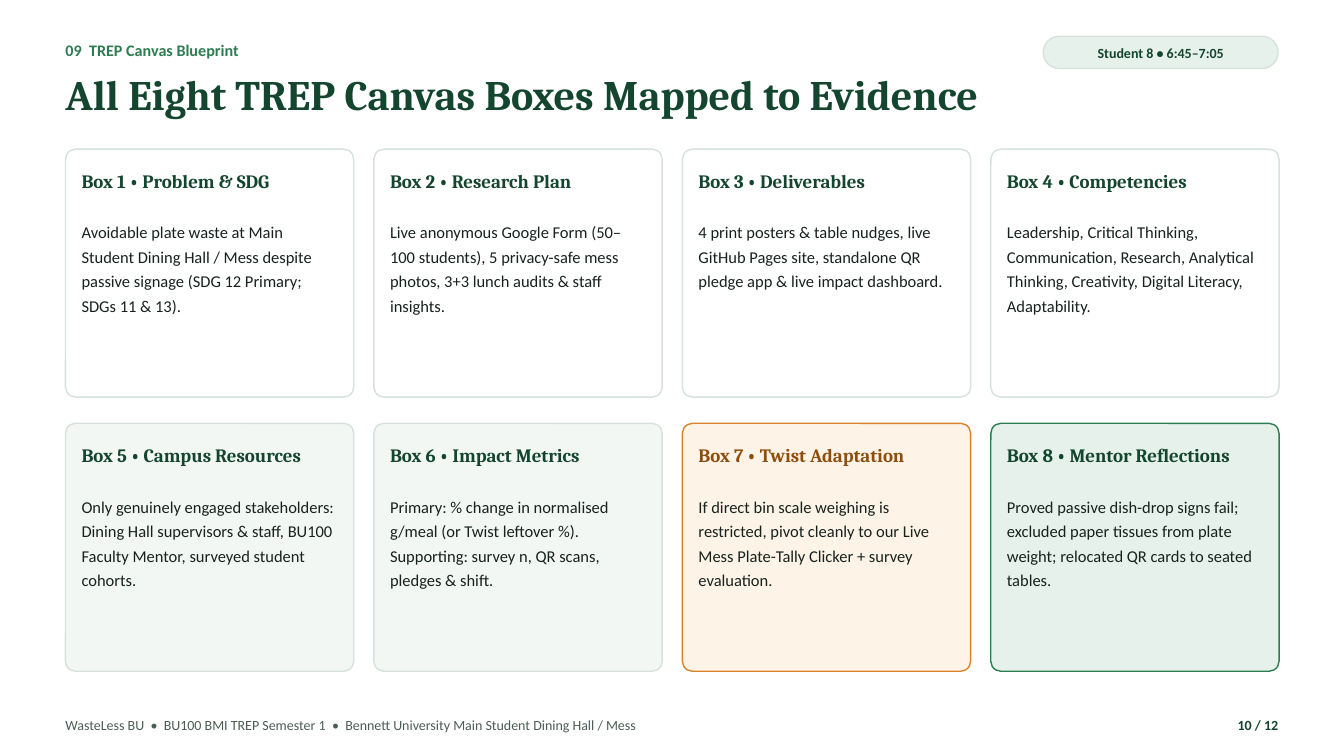
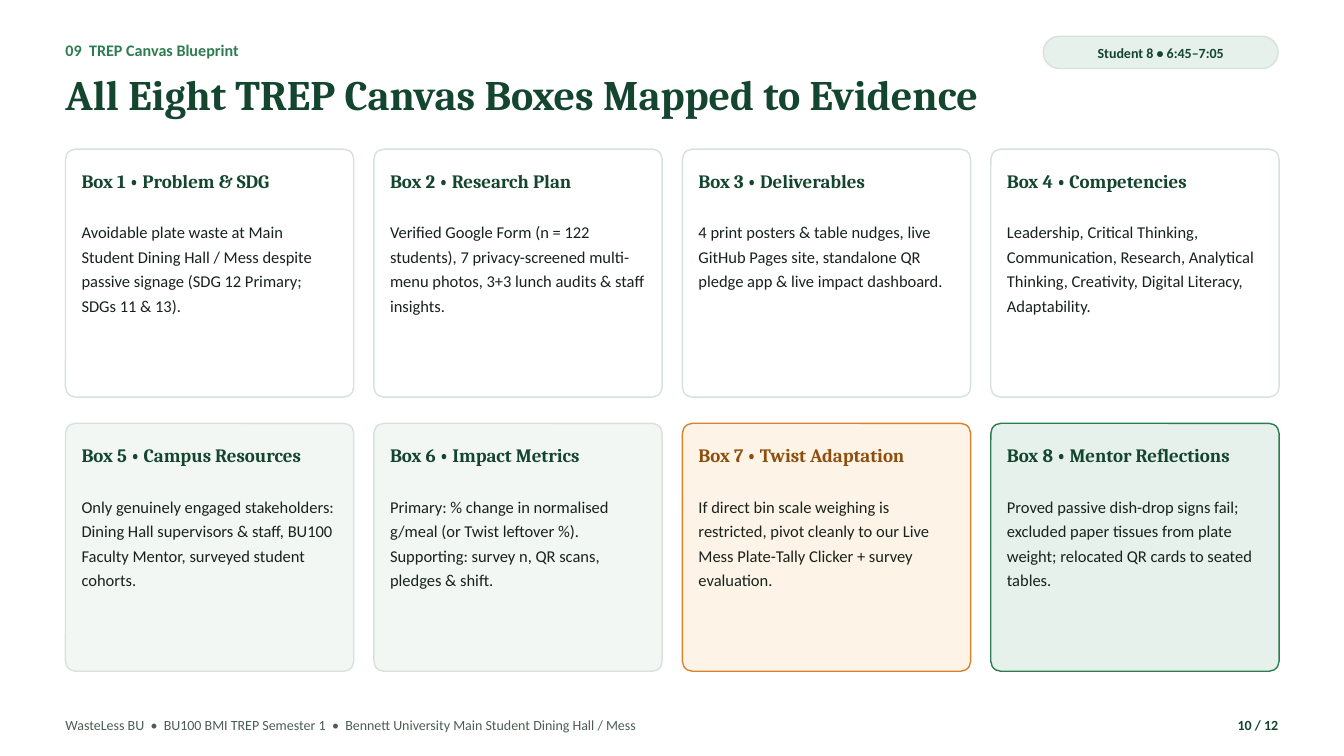
Before and after one commit to PRIYANSHVERMA-droid/wasteless-bu, a slide deck: slide 10 of WasteLess_BU_Pitch_Deck.pptx. Drawn at 1344x756 pixels with LibreOffice and Linux fonts; fonts in the diff are those of the drawing. Boxes give left, top, right and bottom in pixels: in the first picture for what was removed or moved away, otherwise in the second. Text is boxed around its words. In the diff, an @@ line names an element or a change of style, - is before the commit and + after.

Commit message:
Add wide Bennett dining hall overview (privacy-blurred) and Rajma-Chawal Day 2 tray photos across website, DOCX, and PPTX

```diff
--- a/WasteLess_BU_Pitch_Deck.pptx
+++ b/WasteLess_BU_Pitch_Deck.pptx
@@ text at box(390, 226, 644, 315): text changed @@
-Live anonymous Google Form (50–100 students), 5 privacy-safe mess photos, 3+3 lunch audits & staff insights.
+Verified Google Form (n = 122 students), 7 privacy-screened multi-menu photos, 3+3 lunch audits & staff insights.
```
Also in this commit, not shown: 6 other slides changed, 6 other files.
